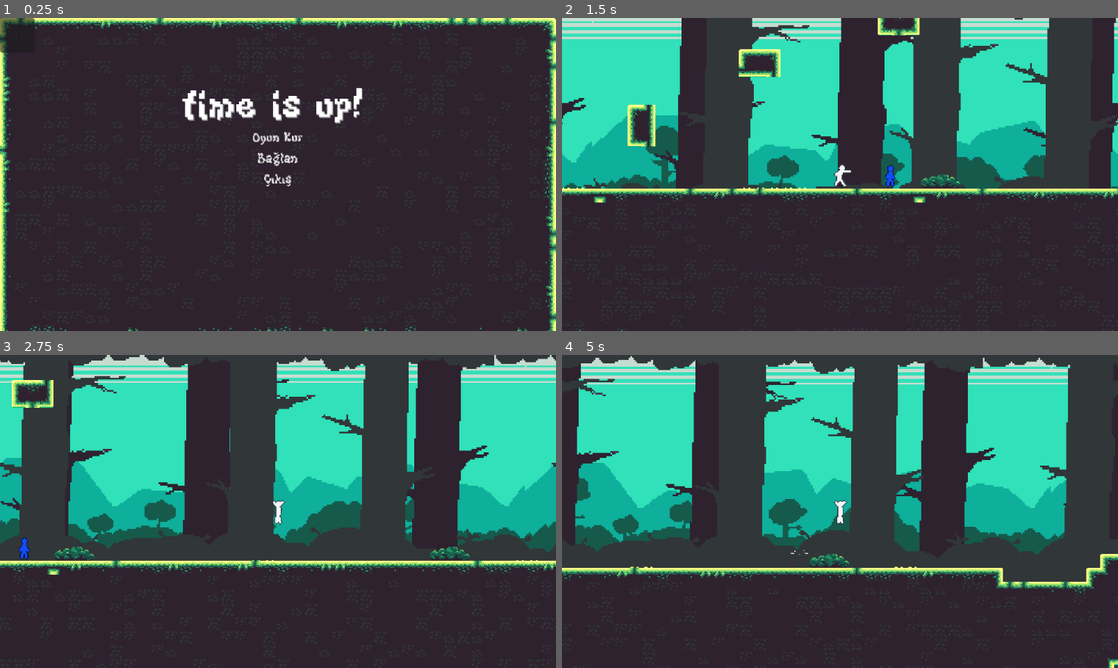
Above: before the commit, frames 1-4 (two rows, left to right).
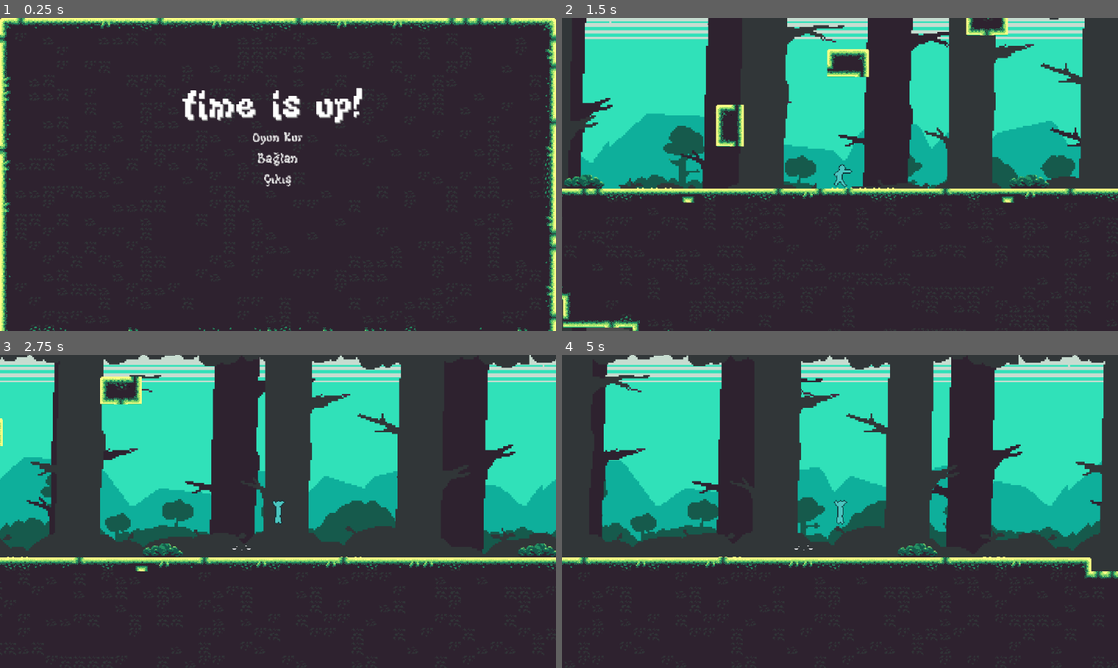
Above: after the commit, the same moments.

Repository: muratbas/time-is-up
Game: Godot game, scene res://Assets/Scenes/Menu/main_menu.tscn
Two runs of this game, one before a commit and one after it. Both use one fixed random seed, a clock stepped at 60 frames per second and the inputs below.
Inputs:
- Up to frame 1 (0.25 s): no input
- Up to frame 2 (1.5 s): click "Oyun Kur" at 0.5 s; hold D (Right) from 1.28 s (still down); tap Space (Punch) at 1.35 s
- Up to frame 3 (2.75 s): keep holding D (Right); tap W (Jump) at 1.52, 1.55, 1.82, 2.1, 2.27, 2.57 s; tap Space (Punch) at 2.3 s
- Up to frame 4 (5 s): release D (Right) at 2.78 s; hold A (Left) 2.78-3.53 s; tap Space (Punch) at 2.85, 3.6 s; tap W (Jump) at 3.05, 3.77, 4.07, 4.35, 4.52, 4.82 s; hold D (Right) from 3.53 s (still down)

The runs differ from the first frame. In frame 1, 0.2% of the frame differs, in the area x 0-7%, y 0-12%; in frame 2, 29%; in frame 3, 30%; in frame 4, 33%, in the area x 0-100%, y 0-100%.
Error before the commit: Attempt to call function 'queue_free' in base 'null instance' on a null instance. (res://Assets/Scripts/Multiplayer/network_handler.gd:59)

Commit message:
galiba basardik multiplayer sync

Diff:
--- a/Assets/Scenes/Char/player.tscn
+++ b/Assets/Scenes/Char/player.tscn
@@ -1,12 +1,23 @@
 [gd_scene format=3 uid="uid://8s325ht8ke3a"]
 
 [ext_resource type="Script" uid="uid://d4a7oy4up4d20" path="res://Assets/Scripts/player.gd" id="1_ibqoo"]
+[ext_resource type="Script" uid="uid://djbbokt1i8xdq" path="res://Assets/Scripts/Multiplayer/multiplayer_input.gd" id="2_da8pg"]
 [ext_resource type="Texture2D" uid="uid://3exc0eip7ggt" path="res://Assets/Sprites/char/karakterspritesheet.png" id="2_ibqoo"]
 [ext_resource type="Texture2D" uid="uid://bw0yvi70670la" path="res://Assets/Sprites/items/tntsprite.png" id="3_71wdy"]
 [ext_resource type="Texture2D" uid="uid://c7cynlxvhktht" path="res://Assets/Sprites/char/time_is_up_player_base (3).png" id="3_uiccu"]
 [ext_resource type="Texture2D" uid="uid://dbeoqcw8hv2be" path="res://Assets/Sprites/char/carrypunch_carrywall.png" id="4_cjiiu"]
 [ext_resource type="Texture2D" uid="uid://gwis1dakpuql" path="res://Assets/Sprites/char/double_jump_effect.png" id="4_ncuj1"]
 
+[sub_resource type="SceneReplicationConfig" id="SceneReplicationConfig_da8pg"]
+properties/0/path = NodePath(".:player_id")
+properties/0/spawn = true
+properties/0/replication_mode = 1
+properties/1/path = NodePath(".:position")
+properties/1/spawn = true
+properties/1/replication_mode = 1
+
+[sub_resource type="SceneReplicationConfig" id="SceneReplicationConfig_6tr60"]
+
 [sub_resource type="AtlasTexture" id="AtlasTexture_y88jl"]
 atlas = ExtResource("3_uiccu")
 region = Rect2(64, 64, 32, 32)
@@ -365,6 +376,14 @@
 [node name="player" type="CharacterBody2D" unique_id=551959532 groups=["players"]]
 collision_layer = 2
 script = ExtResource("1_ibqoo")
+
+[node name="PlayerSynchronizer" type="MultiplayerSynchronizer" parent="." unique_id=1050142449]
+replication_config = SubResource("SceneReplicationConfig_da8pg")
+
+[node name="InputSynchronizer" type="MultiplayerSynchronizer" parent="." unique_id=167449540]
+unique_name_in_owner = true
+replication_config = SubResource("SceneReplicationConfig_6tr60")
+script = ExtResource("2_da8pg")
 
 [node name="Camera2D" type="Camera2D" parent="." unique_id=2094936081]
 
--- a/Assets/Scenes/Menu/main_menu.tscn
+++ b/Assets/Scenes/Menu/main_menu.tscn
@@ -818,26 +818,21 @@
 text = "time is up!"
 label_settings = SubResource("LabelSettings_cuhuu")
 
-[node name="Panel" type="Panel" parent="." unique_id=311685148]
-layout_mode = 0
-offset_right = 40.0
-offset_bottom = 40.0
-
-[node name="menubuttons" type="VBoxContainer" parent="Panel" unique_id=1510427431]
+[node name="menubuttons" type="VBoxContainer" parent="." unique_id=1510427431]
 layout_mode = 1
 anchors_preset = -1
 anchor_left = 0.5
 anchor_top = 0.48400003
 anchor_right = 0.5
 anchor_bottom = 0.48400003
-offset_left = 256.5
-offset_top = 110.14
-offset_right = 343.5
-offset_bottom = 211.14
+offset_left = -43.5
+offset_top = -44.740005
+offset_right = 43.5
+offset_bottom = 56.259995
 grow_horizontal = 2
 grow_vertical = 2
 
-[node name="HostGame" type="Button" parent="Panel/menubuttons" unique_id=1810674089]
+[node name="HostGame" type="Button" parent="menubuttons" unique_id=1810674089]
 layout_mode = 2
 theme_override_fonts/font = ExtResource("4_nq0pn")
 theme_override_styles/normal = SubResource("StyleBoxFlat_7tyjs")
@@ -845,13 +840,13 @@
 text = "Oyun Kur"
 flat = true
 
-[node name="JoinGame" type="Button" parent="Panel/menubuttons" unique_id=1662023884]
+[node name="JoinGame" type="Button" parent="menubuttons" unique_id=1662023884]
 layout_mode = 2
 theme_override_fonts/font = ExtResource("4_nq0pn")
 text = "Bağlan"
 flat = true
 
-[node name="Quit" type="Button" parent="Panel/menubuttons" unique_id=848115044]
+[node name="Quit" type="Button" parent="menubuttons" unique_id=848115044]
 layout_mode = 2
 theme_override_fonts/font = ExtResource("4_nq0pn")
 theme_override_styles/normal = SubResource("StyleBoxFlat_fxcrr")
@@ -862,6 +857,6 @@
 stream = ExtResource("5_nq0pn")
 parameters/looping = false
 
-[connection signal="pressed" from="Panel/menubuttons/HostGame" to="GameHandler" method="become_host"]
-[connection signal="pressed" from="Panel/menubuttons/JoinGame" to="GameHandler" method="join_game"]
-[connection signal="pressed" from="Panel/menubuttons/Quit" to="." method="_on_quit_pressed"]
+[connection signal="pressed" from="menubuttons/HostGame" to="GameHandler" method="become_host"]
+[connection signal="pressed" from="menubuttons/JoinGame" to="GameHandler" method="join_game"]
+[connection signal="pressed" from="menubuttons/Quit" to="." method="_on_quit_pressed"]
--- a/Assets/Scenes/main.tscn
+++ b/Assets/Scenes/main.tscn
@@ -1,24 +1,17 @@
 [gd_scene format=3 uid="uid://88ips82anuhv"]
 
 [ext_resource type="Script" uid="uid://xkrdd3jahxma" path="res://Assets/Scripts/game_handler.gd" id="1_guoxd"]
+[ext_resource type="Script" uid="uid://6s8ke2ffe34a" path="res://Assets/Scripts/main.gd" id="1_rvsrt"]
 [ext_resource type="PackedScene" uid="uid://k14y6g315785" path="res://Assets/Scenes/Levels/map.tscn" id="2_elf4b"]
-[ext_resource type="PackedScene" uid="uid://8s325ht8ke3a" path="res://Assets/Scenes/Char/player.tscn" id="3_guoxd"]
 [ext_resource type="AudioStream" uid="uid://b7lnv2ooti6nr" path="res://Assets/SFX/mainmenu.mp3" id="4_guoxd"]
 
 [node name="Main" type="Node2D" unique_id=847079045]
+script = ExtResource("1_rvsrt")
 
 [node name="GameHandler" type="Node" parent="." unique_id=2018636484]
 script = ExtResource("1_guoxd")
 
 [node name="Map" parent="." unique_id=1530014150 instance=ExtResource("2_elf4b")]
-
-[node name="player" parent="." unique_id=551959532 instance=ExtResource("3_guoxd")]
-position = Vector2(97, 286)
-
-[node name="dummy" parent="." unique_id=1495996232 instance=ExtResource("3_guoxd")]
-modulate = Color(0.07999998, 0.31, 1, 1)
-position = Vector2(206, 273)
-is_dummy = true
 
 [node name="menuMusic" type="AudioStreamPlayer" parent="." unique_id=560640561]
 stream = ExtResource("4_guoxd")
--- /dev/null
+++ b/Assets/Scripts/Multiplayer/multiplayer_input.gd
@@ -0,0 +1,65 @@
+extends MultiplayerSynchronizer
+
+# ── Referans ──────────────────────────────────────────────────────────────────
+@onready var player: CharacterBody2D = $".."
+
+# ── Input Değişkenleri ────────────────────────────────────────────────────────
+# Tüm input RPC ile gönderilir — editörde ReplicationConfig ayarı gerekmez
+var input_direction: float = 0.0
+
+
+# ── Hazırlık ──────────────────────────────────────────────────────────────────
+
+func _ready() -> void:
+	set_physics_process(is_multiplayer_authority())
+	set_process(is_multiplayer_authority())
+
+
+# ── Sürekli Input ─────────────────────────────────────────────────────────────
+
+func _physics_process(_delta: float) -> void:
+	var new_dir: float = Input.get_axis("Left", "Right")
+	if new_dir != input_direction:
+		input_direction = new_dir
+		_sync_direction.rpc(input_direction)
+
+
+# ── Anlık Input ───────────────────────────────────────────────────────────────
+
+func _process(_delta: float) -> void:
+	if Input.is_action_just_pressed("Jump"):
+		_send_jump.rpc()
+	if Input.is_action_just_released("Jump"):
+		_send_jump_cut.rpc()
+	if Input.is_action_just_pressed("Punch"):
+		_send_punch.rpc()
+
+
+# ── RPC Fonksiyonları ─────────────────────────────────────────────────────────
+
+@rpc("authority", "call_local", "unreliable_ordered")
+func _sync_direction(direction: float) -> void:
+	input_direction = direction
+
+
+@rpc("authority", "call_local", "reliable")
+func _send_jump() -> void:
+	var coyote_available: bool = not player.coyote_timer.is_stopped()
+	if player.is_on_floor() or coyote_available:
+		player.velocity.y = player.JUMP_VELOCITY
+		player.coyote_timer.stop()
+		player._transition(player.State.JUMPING)
+	elif player.jumps_remaining > 0:
+		player._execute_double_jump()
+
+
+@rpc("authority", "call_local", "reliable")
+func _send_jump_cut() -> void:
+	if player.velocity.y < 0.0:
+		player.velocity.y *= player.JUMP_CUT_MULTIPLIER
+
+
+@rpc("authority", "call_local", "reliable")
+func _send_punch() -> void:
+	if player.state != player.State.PUNCHING:
+		player._perform_punch()
--- a/Assets/Scripts/Multiplayer/network_handler.gd
+++ b/Assets/Scripts/Multiplayer/network_handler.gd
@@ -5,12 +5,20 @@
 
 var player_scene = preload("res://Assets/Scenes/Char/player.tscn")
 
-var _players_spawn_node: Node2D
+var _players_spawn_node
+
+var is_host = false
+
+func setup_multiplayer() -> void:
+	if is_host:
+		become_host()
+	else:
+		join_game()
 
 func become_host():
 	print("host oldum")
 
-	_players_spawn_node = get_tree().get_root().get_node("Players")
+	_players_spawn_node = get_tree().current_scene.get_node("Players")
 
 	var server_peer = ENetMultiplayerPeer.new()
 	server_peer.create_server(PORT)
@@ -30,6 +38,8 @@
 
 	var client_peer = ENetMultiplayerPeer.new()
 	client_peer.create_client(SERVER_IP, PORT)
+
+	_players_spawn_node = get_tree().current_scene.get_node("Players")
 
 	multiplayer.multiplayer_peer = client_peer
 
@@ -55,5 +65,6 @@
 
 func _remove_single_player():
 	print("Remove single player")
-	var player_to_remove = get_tree().get_current_scene().get_node("Player")
-	player_to_remove.queue_free()
+	var player_to_remove = get_tree().current_scene.get_node_or_null("Player")
+	if player_to_remove:
+		player_to_remove.queue_free()
--- a/Assets/Scripts/game_handler.gd
+++ b/Assets/Scripts/game_handler.gd
@@ -3,11 +3,10 @@
 
 func become_host():
 	print("host tusuna basildi")
-	NetworkHandler.become_host()
+	NetworkHandler.is_host = true
 	get_tree().change_scene_to_file("res://Assets/Scenes/main.tscn")
-
 
 func join_game():
 	print("katıl butonuna basıldı")
-	NetworkHandler.join_game()
+	NetworkHandler.is_host = false
 	get_tree().change_scene_to_file("res://Assets/Scenes/main.tscn")
--- /dev/null
+++ b/Assets/Scripts/main.gd
@@ -0,0 +1,5 @@
+extends Node2D # veya senin main node'un neyse (Node3D, Node vb.)
+
+func _ready():
+    # Sahne yüklendiğinde multiplayer kurulumunu başlat
+    NetworkHandler.setup_multiplayer()
--- a/Assets/Scripts/player.gd
+++ b/Assets/Scripts/player.gd
@@ -7,10 +7,12 @@
 @onready var punch_hitbox: Area2D = $PunchHitbox
 @onready var tnt_marker: Marker2D = $Marker2D
 @onready var tnt_sprite: AnimatedSprite2D = $Marker2D/AnimatedSprite2D
+@onready var input_sync: MultiplayerSynchronizer = %InputSynchronizer
 
 @export var player_id := 1:
 	set(id):
 		player_id = id
+		%InputSynchronizer.set_multiplayer_authority(id)
 
 # ── Sabitler ─────────────────────────────────────────────────────────────────
 const SPEED: float = 280.0
@@ -20,6 +22,18 @@
 const PUNCH_FORCE: float = 380.0
 const PUNCH_VERTICAL: float = -120.0
 const STUN_DURATION: float = 0.3
+const PLAYER_COLORS: Array[Color] = [
+	Color("#FF6B6B"), # Mercan Kırmızı
+	Color("#4ECDC4"), # Turkuaz
+	Color("#FFE66D"), # Altın Sarı
+	Color("#A8E6CF"), # Mint Yeşil
+	Color("#FF8B94"), # Pembe
+	Color("#6C5CE7"), # Mor
+	Color("#00B4D8"), # Gök Mavisi
+	Color("#F4A261"), # Turuncu
+	Color("#B5EAD7"), # Açık Yeşil
+	Color("#FFDAC1"), # şeftali
+]
 
 # ── Sinyal ───────────────────────────────────────────────────────────────────
 ## Ebelik başka oyuncuya geçtiğinde üst sistemi bilgilendirmek için
@@ -51,6 +65,14 @@
 # ══════════════════════════════════════════════════════════════════════════════
 
 func _ready() -> void:
+	if multiplayer.get_unique_id() == player_id:
+		$Camera2D.make_current()
+	else:
+		$Camera2D.enabled = false
+
+	# player_id deterministik olduğu için tüm peerlarda aynı renk hesaplanır
+	animated_sprite.modulate = PLAYER_COLORS[player_id % PLAYER_COLORS.size()]
+
 	double_jump_effect.visible = false
 	tnt_marker.visible = false
 	punch_hitbox.monitoring = false
@@ -119,7 +141,7 @@
 	_check_punch()
 	_check_jump()
 
-	var direction: float = Input.get_axis("Left", "Right")
+	var direction: float = input_sync.input_direction
 	if direction != 0.0:
 		_transition(State.RUNNING)
 	elif not is_on_floor():
@@ -127,7 +149,7 @@
 
 
 func _state_running() -> void:
-	var direction: float = Input.get_axis("Left", "Right")
+	var direction: float = input_sync.input_direction
 	velocity.x = direction * SPEED
 
 	_check_punch()
@@ -140,20 +162,19 @@
 
 
 func _state_jumping() -> void:
-	var direction: float = Input.get_axis("Left", "Right")
+	var direction: float = input_sync.input_direction
 	velocity.x = direction * SPEED if direction != 0.0 else move_toward(velocity.x, 0.0, SPEED)
 
 	_check_punch()
 	_check_jump()
 	_check_jump_cut()
 
-	# Zıplama doruk noktasını geçince düşme state'ine geç
 	if velocity.y >= 0.0:
 		_transition(State.FALLING)
 
 
 func _state_falling() -> void:
-	var direction: float = Input.get_axis("Left", "Right")
+	var direction: float = input_sync.input_direction
 	velocity.x = direction * SPEED if direction != 0.0 else move_toward(velocity.x, 0.0, SPEED)
 
 	_check_punch()
@@ -161,13 +182,12 @@
 
 	if is_on_floor():
 		jumps_remaining = MAX_JUMPS
-		var move_dir: float = Input.get_axis("Left", "Right")
-		_transition(State.RUNNING if move_dir != 0.0 else State.IDLE)
+		_transition(State.RUNNING if input_sync.input_direction != 0.0 else State.IDLE)
 
 
 func _state_punching() -> void:
 	# Yumruk atarken normal yatay hareket devam eder
-	var direction: float = Input.get_axis("Left", "Right")
+	var direction: float = input_sync.input_direction
 	if direction != 0.0:
 		velocity.x = direction * SPEED
 	else:
@@ -191,28 +211,18 @@
 # ══════════════════════════════════════════════════════════════════════════════
 
 func _check_punch() -> void:
-	if Input.is_action_just_pressed("Punch"):
-		_perform_punch()
+	# Punch RPC tarafından doğrudan _perform_punch() çağrılır; bu fonksiyon artık kullanılmıyor
+	pass
 
 
 func _check_jump() -> void:
-	if not Input.is_action_just_pressed("Jump"):
-		return
-
-	var coyote_available: bool = not coyote_timer.is_stopped()
-
-	if is_on_floor() or coyote_available:
-		velocity.y = JUMP_VELOCITY
-		coyote_timer.stop()
-		_transition(State.JUMPING)
-	elif jumps_remaining > 0:
-		_execute_double_jump()
+	# Jump RPC tarafından doğrudan tetiklenir; bu fonksiyon artık kullanılmıyor
+	pass
 
 
 func _check_jump_cut() -> void:
-	# Düğme erken bırakılırsa zıplama kesilerek değişken yükseklik sağlanır
-	if Input.is_action_just_released("Jump") and velocity.y < 0.0:
-		velocity.y *= JUMP_CUT_MULTIPLIER
+	# RPC tarafından tetiklenir; bu fonksiyon artık kullanılmıyor
+	pass
 
 
 func _execute_double_jump() -> void:
Not shown, added: Assets/Scripts/Multiplayer/multiplayer_input.gd.uid
Not shown, added: Assets/Scripts/main.gd.uid
